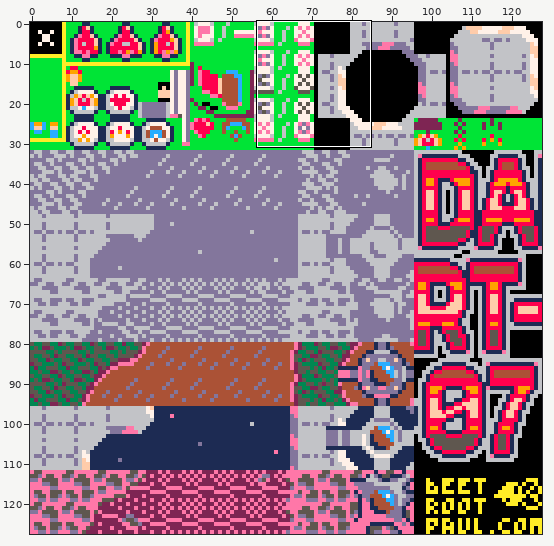
Pixel-art file, stored at assets/spritesheet_main.aseprite. Above: a wide view before the commit, with the close-up outlined.
Close-up. Old version:
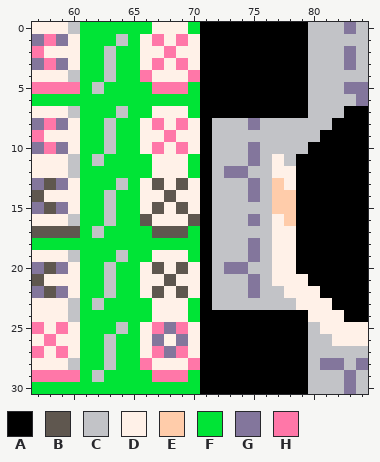
128x128 pixels, 1 frame. Shown: x 57..84, y 0..30.
Visible layers, top first: "HUD", "logo", "title bg tiles", "buttons", "BRP", "mission samples enemies", "mission samples fg", "mission samples particles", "mission samples bg", "powerups", "combined from the export".
Palette (. is transparent): A #000000  B #5f574f  C #c2c3c7  D #fff1e8  E #ffccaa  F #00e436  G #83769c  H #ff77a8
Pixels before, first column x 57:
 0 DDDCFFFFFFDDDFAAAAAAAAACCCGC
 1 GHGDFFFCFDHDHDAAAAAAAAACCCCC
 2 HDDDFFCFFDDHDDAAAAAAAAACCCGC
 3 GHGDFFCFFDHDHDAAAAAAAAACCCGC
 4 DDDCFFCFFHDDDHAAAAAAAAACCCCC
 5 HHHHFCFFFFHHHFAAAAAAAAACCCGG
 6 FFFFFFFFFFFFFFAAAAAAAAACCCCG
 7 DDDCFFFCFFDDDFAAAAAAAAACCCAA
 8 GHGDFFCFFDHDHDACCCGCCCCCCAAA
 9 HDDDFFCFFDDHDDACCCCCCCCCAAAA
10 GHGDFFCFFDHDHDACCCGCCCCAAAAA
11 DDDCFCFFFFDDDFACCCGCDCAAAAAA
12 DDDCFFFFFFDDDFACGGCCDDAAAAAA
13 GBGDFFFCFDBDBDACCCGCEDAAAAAA
14 BDDDFFCFFDDBDDACCCGCEEAAAAAA
15 GBGDFFCFFDBDBDACCCCCEEAAAAAA
16 DDDCFFCFFBDDDBACCCGCDEAAAAAA
17 BBBBFCFFFFBBBFACCCCCDDAAAAAA
18 FFFFFFFFFFFFFFACCCGCDDAAAAAA
19 DDDCFFFCFFDDDFACCCGCDDAAAAAA
20 GBGDFFCFFDBDBDACGGCCDDAAAAAA
21 BDDDFFCFFDDBDDACCCGCDDDAAAAA
22 GBGDFFCFFDBDBDACCCGCCDDDAAAA
23 DDDCFCFFFFDDDFACCCCCCCDDDAAA
24 DDDCFFFFFFDDDFAAAAAAAAADDDAA
25 HDHDFFFCFDHGHDAAAAAAAAACDDDD
26 DHDDFFCFFDGDGDAAAAAAAAACCDDD
27 HDHDFFCFFDHGHDAAAAAAAAACCCCC
28 DDDCFFCFFHDDDHAAAAAAAAACGGCG
29 HHHHFCFFFFHHHFAAAAAAAAACCCGC
30 FFFFFFFFFFFFFFAAAAAAAAACCCGC
New version:
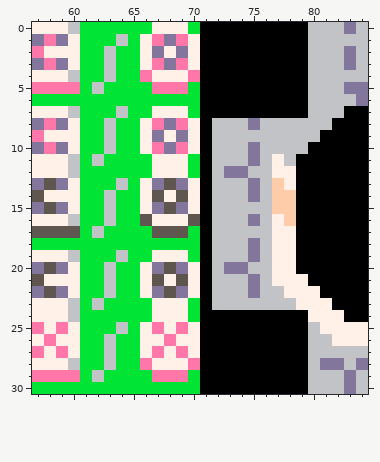
Changes in this commit:
Layer "buttons":
y 1: x 68 D -> G
y 2: x 67..69 DHD -> GDG
y 3: x 68 D -> G
y 8: x 68 D -> G
y 9: x 67..69 DHD -> GDG
y 10: x 68 D -> G
y 13: x 67..69 BDB -> GBG
y 14: x 67..69 DBD -> BDB
y 15: x 67..69 BDB -> GBG
y 20: x 67..69 BDB -> GBG
y 21: x 67..69 DBD -> BDB
y 22: x 67..69 BDB -> GBG
y 25: x 68 G -> D
y 26: x 67..69 GDG -> DHD
y 27: x 68 G -> D
Changed places in both close-ups, as pixel boxes (x1, y1, x2, y2):
changed: (152, 34, 188, 358)
